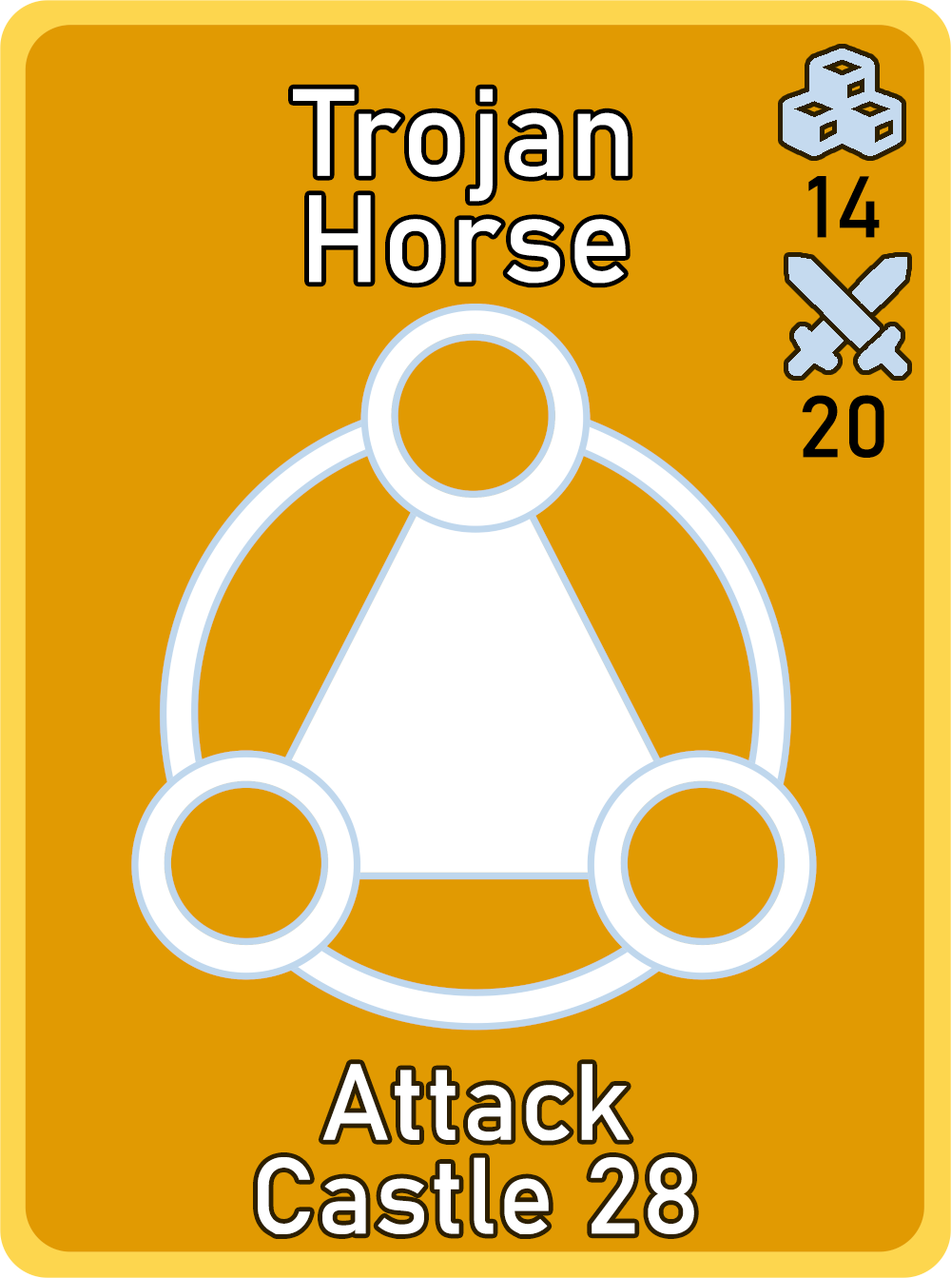
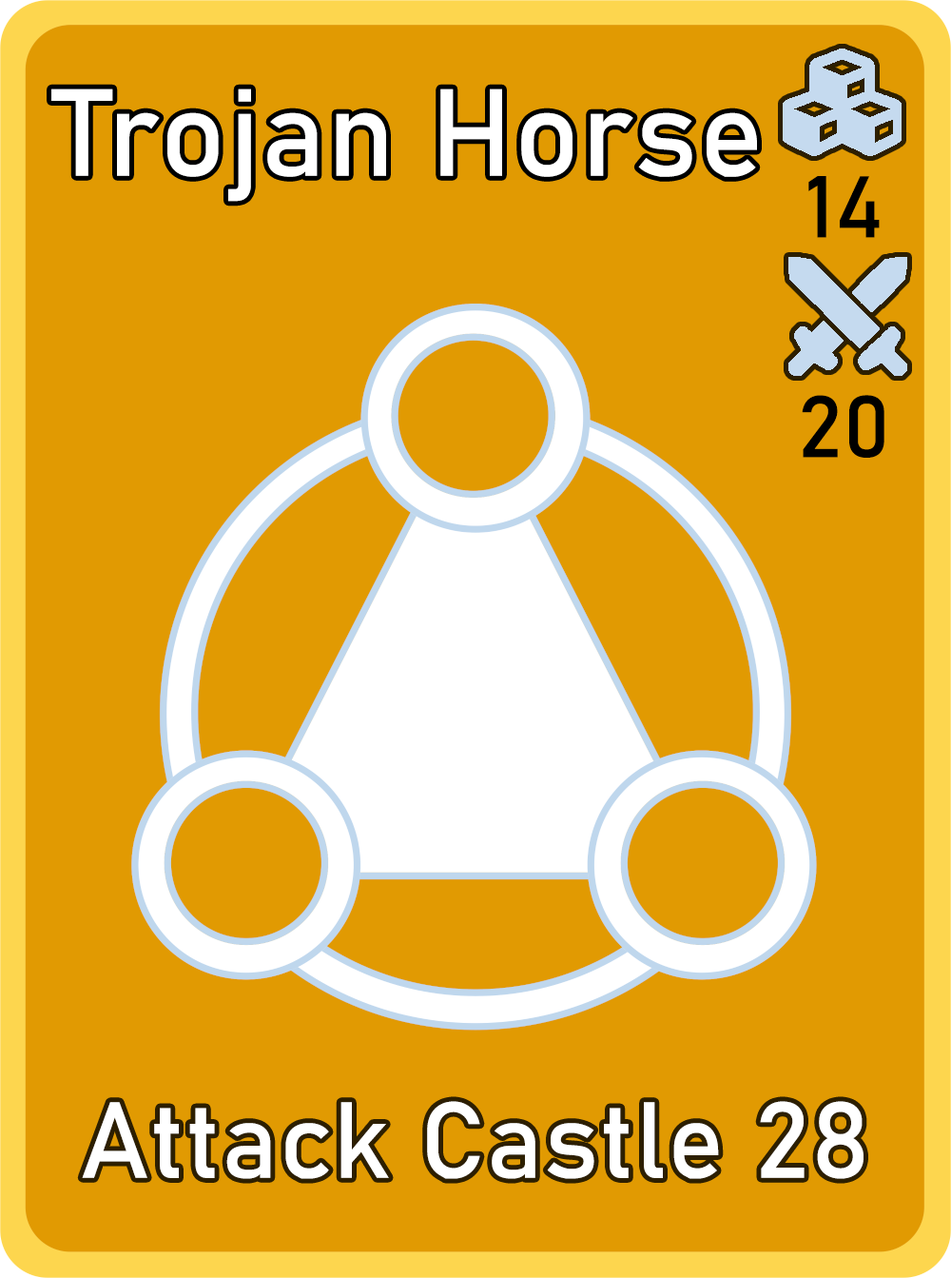
Layers edited between the first and the second (951, 1278) image:
painted on "Title Red" over (51, 88, 758, 284)
painted on "Description - Red" over (81, 1063, 864, 1234)
